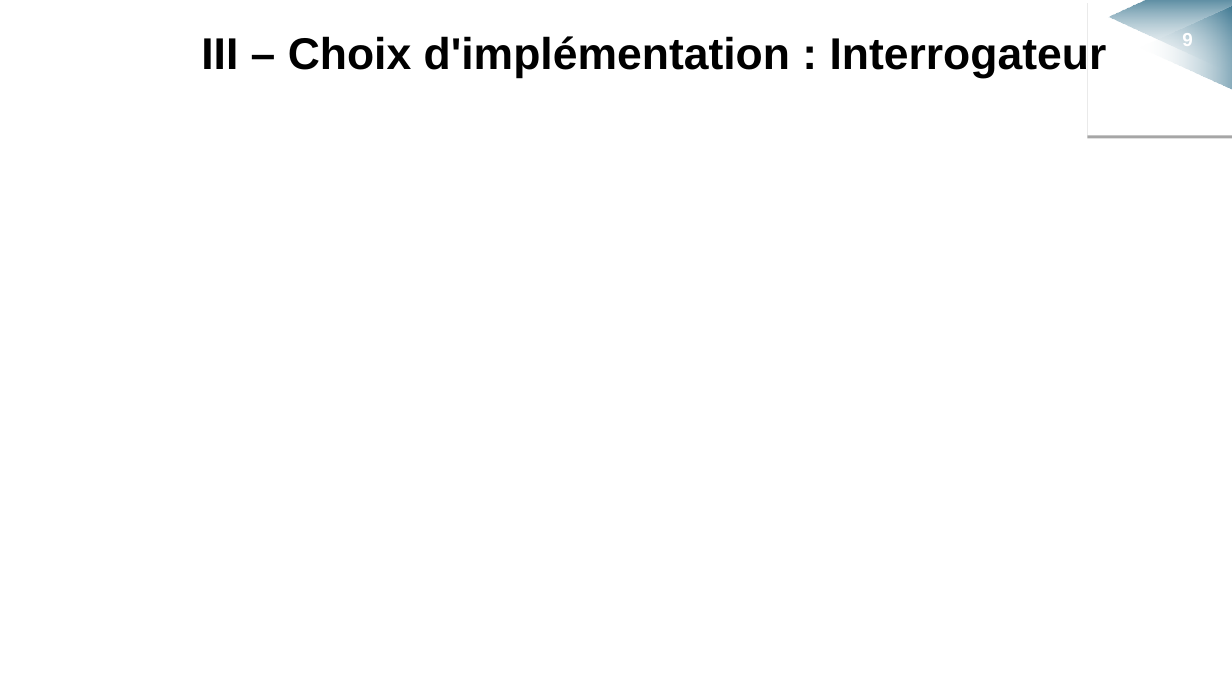
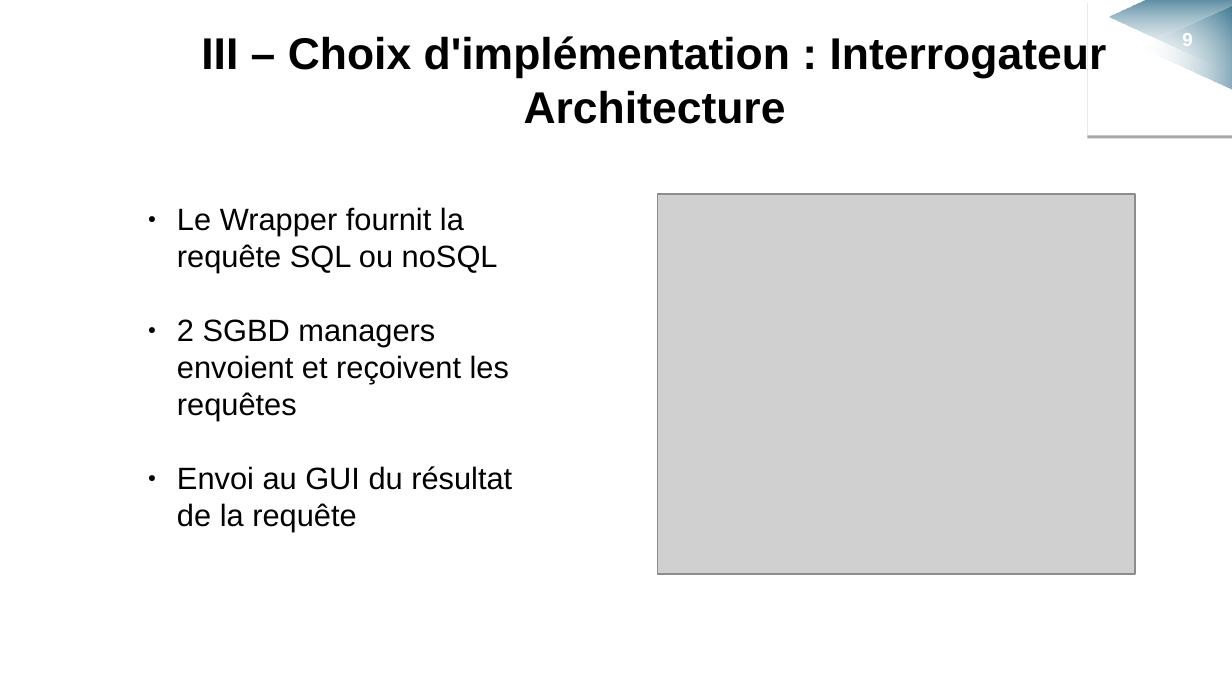
Before and after one commit to sizo0/BDAProject, a slide deck: slide 9 of Documents/Presentation/BDA_presentation.odp. Drawn at 1232x693 pixels with LibreOffice and Linux fonts; fonts in the diff are those of the drawing; grey boxes stand for pictures; background and template pictures are left out. Boxes give left, top, right and bottom in pixels: in the first picture for what was removed or moved away, otherwise in the second. Text is boxed around its words. In the diff, an @@ line names an element or a change of style, - is before the commit and + after.

Commit message:
odt architecture choix d'imp

```diff
--- a/Documents/Presentation/BDA_presentation.odp
+++ b/Documents/Presentation/BDA_presentation.odp
@@ text at box(524, 90, 786, 124): paragraph added @@
+Architecture
@@ text added at box(177, 207, 512, 532), 18 pt, text #000000 @@
+● Le Wrapper fournit la requête SQL ou noSQL
+● 2 SGBD managers envoient et reçoivent les requêtes
+● Envoi au GUI du résultat de la requête
@@ picture added at box(658, 193, 1136, 574) @@
```
Also in this commit, not shown: 8 other files.
